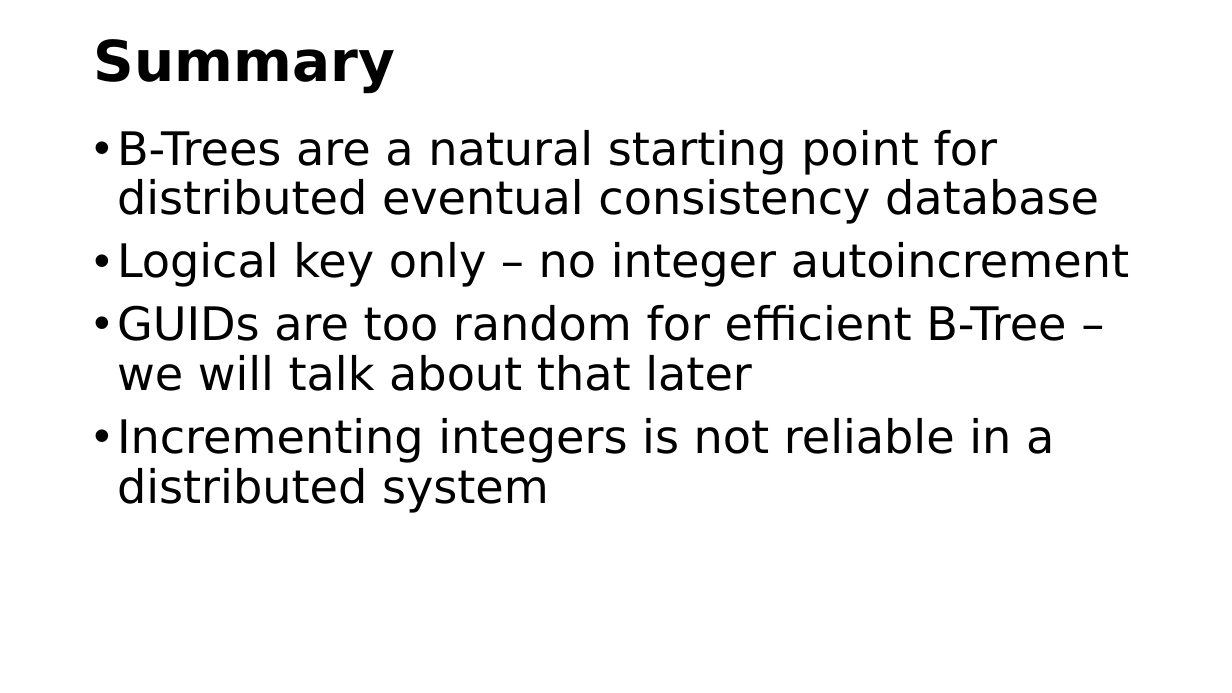
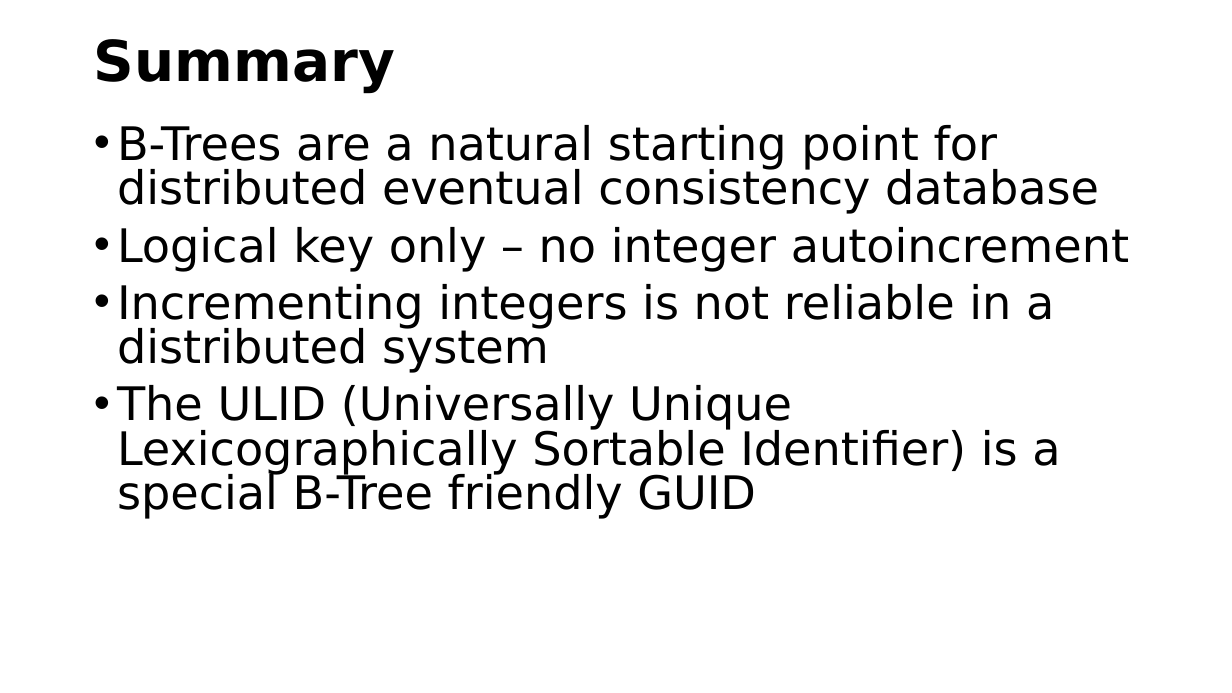
Before and after one commit to csev/pg4e, a slide deck: slide 30 of lectures/07-DenoKV.pptx. Drawn at 1232x693 pixels with LibreOffice and Linux fonts; fonts in the diff are those of the drawing. Boxes give left, top, right and bottom in pixels: in the first picture for what was removed or moved away, otherwise in the second. Text is boxed around its words. In the diff, an @@ line names an element or a change of style, - is before the commit and + after.

```diff
--- a/lectures/07-DenoKV.pptx
+++ b/lectures/07-DenoKV.pptx
@@ text at box(117, 125, 1129, 373): line spacing 0.9 to 0.8 @@
@@ text at box(117, 305, 1066, 391): paragraph removed @@
-• GUIDs are too random for efficient B-Tree – we will talk about that later
@@ text at box(117, 385, 1060, 519): paragraph added @@
+• The ULID (Universally Unique Lexicographically Sortable Identifier) is a special B-Tree friendly GUID
```
Also in this commit, not shown: 15 other slides changed, 2 slides removed, 1 other file.
